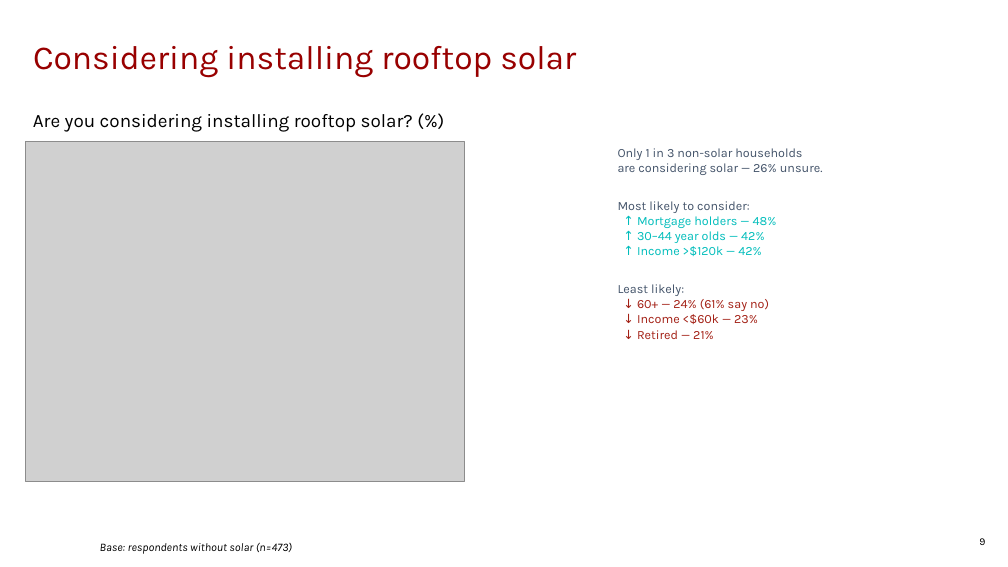
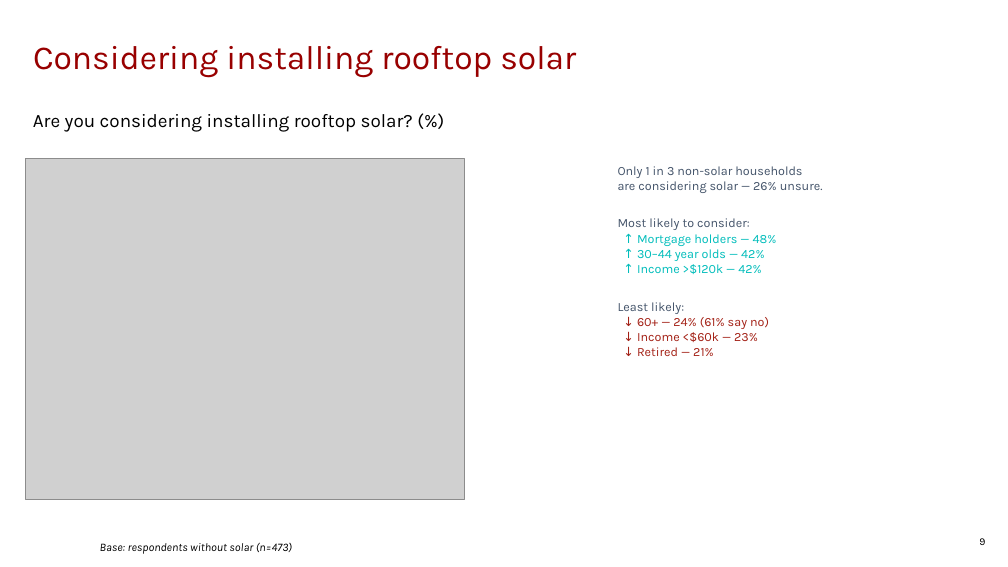
Before and after one commit to ThomasB4242/Test-1, a slide deck: slide 9 of sample_data/wa_energy_output.pptx. Drawn at 1008x567 pixels with LibreOffice and Linux fonts; fonts in the diff are those of the drawing; grey boxes stand for pictures; background and template pictures are left out. Boxes give left, top, right and bottom in pixels: in the first picture for what was removed or moved away, otherwise in the second. Text is boxed around its words. In the diff, an @@ line names an element or a change of style, - is before the commit and + after.

```diff
--- a/sample_data/wa_energy_output.pptx
+++ b/sample_data/wa_energy_output.pptx
@@ picture: place and size @@
-picture at bbox=[26, 141, 464, 482]
+picture at bbox=[26, 159, 464, 499]
@@ text "Only 1 in 3 non-solar ...": place and size @@
-text "Only 1 in 3 non-solar ..." at bbox=[618, 148, 823, 339]
+text "Only 1 in 3 non-solar ..." at bbox=[618, 166, 823, 356]
```
Also in this commit, not shown: 3 other slides changed, 2 other files.
